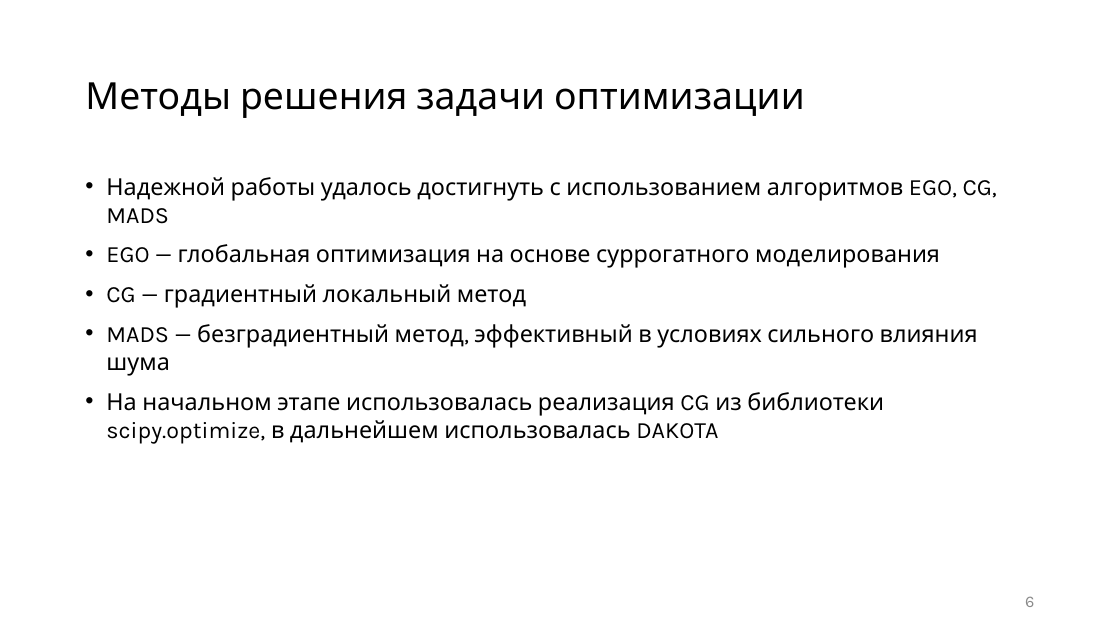
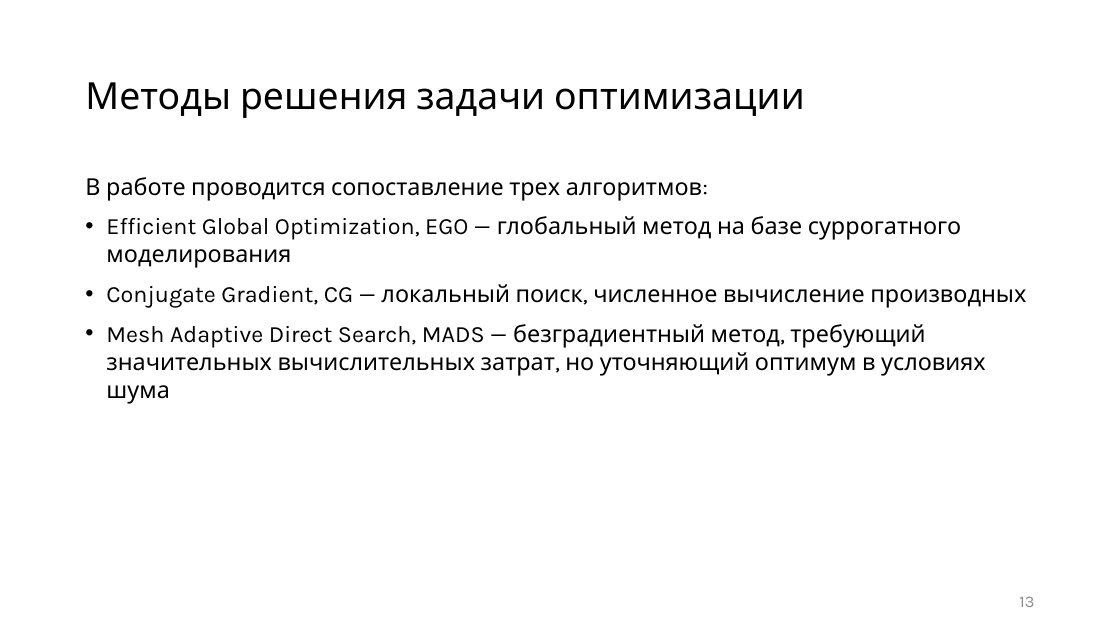
Before and after one commit to 737CMD/Diploma_bac, a slide deck: slide 13 of results/Тексты/Презентация_ВКР Черных.pptx (slide 6 before the commit). Drawn at 1120x630 pixels with LibreOffice and Linux fonts; fonts in the diff are those of the drawing; background and template pictures are left out. Boxes give left, top, right and bottom in pixels: in the first picture for what was removed or moved away, otherwise in the second. Text is boxed around its words. In the diff, an @@ line names an element or a change of style, - is before the commit and + after.

```diff
--- a/results/Тексты/Презентация_ВКР Черных.pptx
+++ b/results/Тексты/Презентация_ВКР Черных.pptx
@@ text at [85, 177, 1026, 404]: text changed @@
-• Надежной работы удалось достигнуть с использованием алгоритмов EGO, CG, MADS
-• EGO — глобальная оптимизация на основе суррогатного моделирования
-• CG — градиентный локальный метод
-• MADS — безградиентный метод, эффективный в условиях сильного влияния шума
-• На начальном этапе использовалась реализация CG из библиотеки scipy.optimize, в дальнейшем использовалась DAKOTA
+В работе проводится сопоставление трех алгоритмов:
+• Efficient Global Optimization, EGO — глобальный метод на базе суррогатного моделирования
+• Conjugate Gradient, CG — локальный поиск, численное вычисление производных
+• Mesh Adaptive Direct Search, MADS — безградиентный метод, требующий значительных вычислительных затрат, но уточняющий оптимум в условиях шума
@@ page number at [1019, 596, 1034, 607]: text changed @@
-6
+13
```
Also in this commit, not shown: 7 other slides changed, 14 slides added, 4 slides removed, 10 other files.
